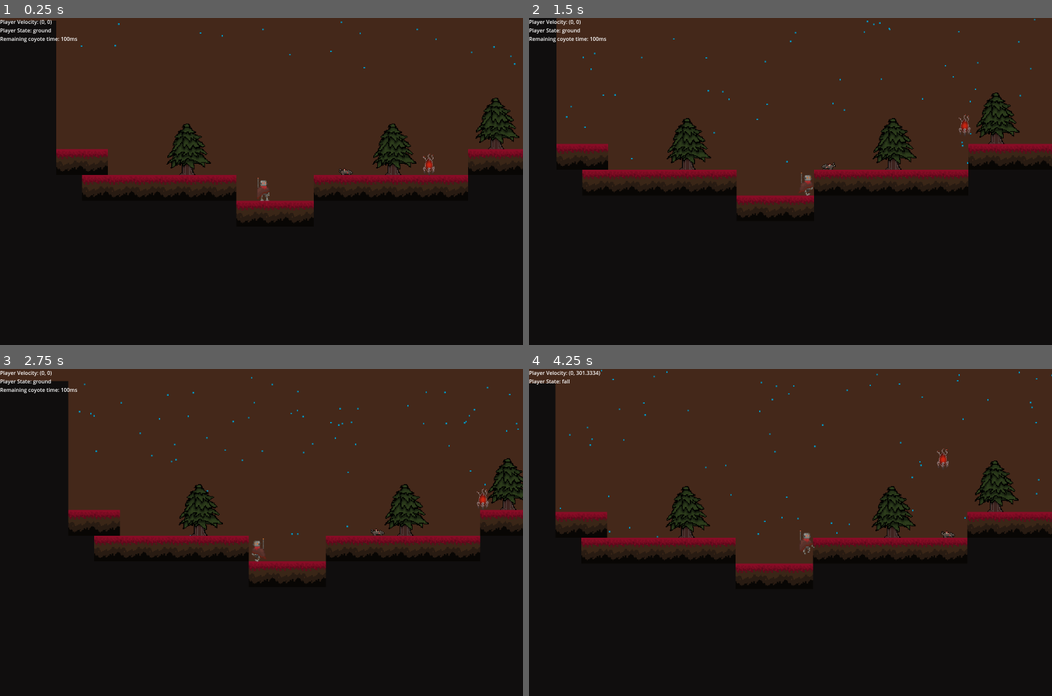
Above: before the commit, frames 1-4 (two rows, left to right).
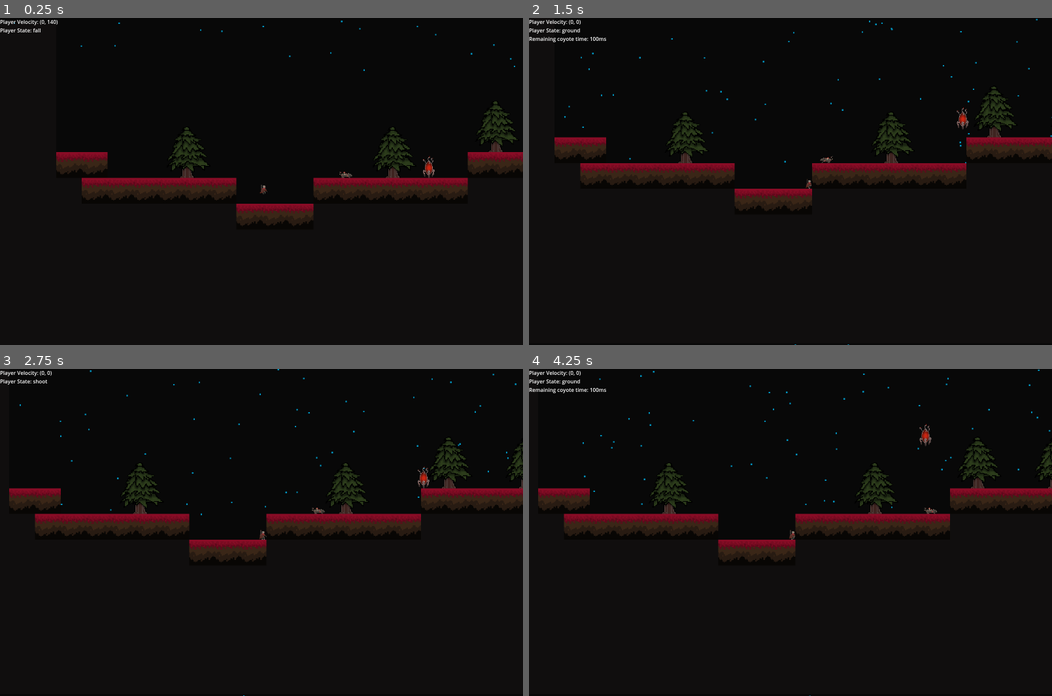
Above: after the commit, the same moments.

Repository: Rowan-Nag/Metroidvania
Game: Godot game, scene res://node_2d.tscn
The game is run twice, just before and just after one commit, with the same random seed, the same clock (stepped at 60 frames per second) and the same inputs.
Inputs (mouse positions are in pixels of both pictures, inside the frame that each line leads up to):
- Up to frame 1 (0.25 s): no input
- Up to frame 2 (1.5 s): move the mouse to (905, 165) at 0.52 s; hold D (Right) from 0.53 s (still down); click (905, 165) at 0.6 s; tap Space (Jump) at 0.77 s; move the mouse to (685, 197) at 1.27 s; tap Shift (Dash) at 1.35 s
- Up to frame 3 (2.75 s): tap Space (Jump) at 1.52 s; move the mouse to (313, 460) at 2.02 s; release D (Right) at 2.03 s; hold A (Left) from 2.03 s (still down); hold Right mouse button (Rocket) from 2.03 s (still down)
- Up to frame 4 (4.25 s): move the mouse to (764, 597) at 2.77 s; release A (Left) at 2.78 s; release Right mouse button (Rocket) at 2.78 s; hold D (Right) from 2.78 s (still down); tap Q (Shield) at 2.85 s; tap Space (Jump) at 3.02, 3.77 s; move the mouse to (947, 581) at 3.52 s; click (947, 581) at 3.6 s

The runs differ from the first frame. In frame 1, 44% of the frame differs, in the area x 0-100%, y 0-64%; in frame 2, 46%; in frame 3, 47%; in frame 4, 50%, in the area x 0-100%, y 0-100%.

Commit message:
Changed Player size.

Diff:
--- a/attack1.tscn
+++ b/attack1.tscn
@@ -51,7 +51,6 @@
 
 [node name="Attack" type="AnimatedSprite2D"]
 position = Vector2(42, 1.19209e-07)
-scale = Vector2(2, 2)
 sprite_frames = SubResource("SpriteFrames_xj7qa")
 autoplay = "default"
 script = ExtResource("1_plrq1")
--- a/player.tscn
+++ b/player.tscn
@@ -725,9 +725,8 @@
 "speed": 12.0
 }]
 
-[sub_resource type="CapsuleShape2D" id="CapsuleShape2D_m8j6x"]
-radius = 14.0237
-height = 84.0863
+[sub_resource type="RectangleShape2D" id="RectangleShape2D_wf78i"]
+size = Vector2(21.4022, 31.0754)
 
 [sub_resource type="Curve" id="Curve_w8qbk"]
 min_value = -4.0
@@ -826,23 +825,19 @@
 
 [node name="AnimatedSprite2D" type="AnimatedSprite2D" parent="."]
 position = Vector2(6.51553, 7.31186)
-scale = Vector2(2.44927, 2.44927)
 sprite_frames = SubResource("SpriteFrames_ydj5b")
-animation = &"attack"
-speed_scale = 1.5
+animation = &"walk"
 
 [node name="AnimatedSprite2D_frog" type="AnimatedSprite2D" parent="."]
 visible = false
 position = Vector2(1.62888, -5.72205e-06)
-scale = Vector2(2.50135, 2.80706)
 sprite_frames = SubResource("SpriteFrames_ixvtf")
 animation = &"jump"
 metadata/_edit_group_ = true
 
 [node name="CollisionShape2D" type="CollisionShape2D" parent="."]
-position = Vector2(3.25776, 3.65592)
-scale = Vector2(1.69027, 1.00438)
-shape = SubResource("CapsuleShape2D_m8j6x")
+position = Vector2(3.95885, 8.22583)
+shape = SubResource("RectangleShape2D_wf78i")
 metadata/_edit_group_ = true
 
 [node name="stunTimer" type="Timer" parent="."]
@@ -856,10 +851,12 @@
 autostart = true
 
 [node name="RayRight" type="RayCast2D" parent="."]
-target_position = Vector2(35.8354, 0)
+position = Vector2(4.88665, 7.31185)
+target_position = Vector2(14.6599, 0)
 
 [node name="RayLeft" type="RayCast2D" parent="."]
-target_position = Vector2(-30.9488, 0)
+position = Vector2(4.88665, 7.31185)
+target_position = Vector2(-16.2888, 0)
 
 [node name="jumpBufferTimer" type="Timer" parent="."]
 one_shot = true
@@ -879,7 +876,7 @@
 
 [node name="jump" type="Node" parent="state_machine"]
 script = ExtResource("10_lx6wb")
-jump_velocity = 600
+jump_velocity = 200
 
 [node name="dash" type="Node" parent="state_machine"]
 script = ExtResource("11_yqrcq")
@@ -892,6 +889,8 @@
 
 [node name="wallcling" type="Node" parent="state_machine"]
 script = ExtResource("13_r3n26")
+horizontal_jump_velocity = 100
+terminal_velocity = 50
 
 [node name="shield" type="Node" parent="state_machine"]
 script = ExtResource("19_okehv")
--- a/project.godot
+++ b/project.godot
@@ -82,9 +82,9 @@
 
 [physics]
 
-2d/default_gravity=1600.0
+2d/default_gravity=600.0
 
 [rendering]
 
 textures/canvas_textures/default_texture_filter=0
-environment/defaults/default_clear_color=Color(0.266667, 0.156863, 0.101961, 1)
+environment/defaults/default_clear_color=Color(0.0313726, 0.0313726, 0.0313726, 1)
Not shown: 1 places in player.tscn that only renumber resources
